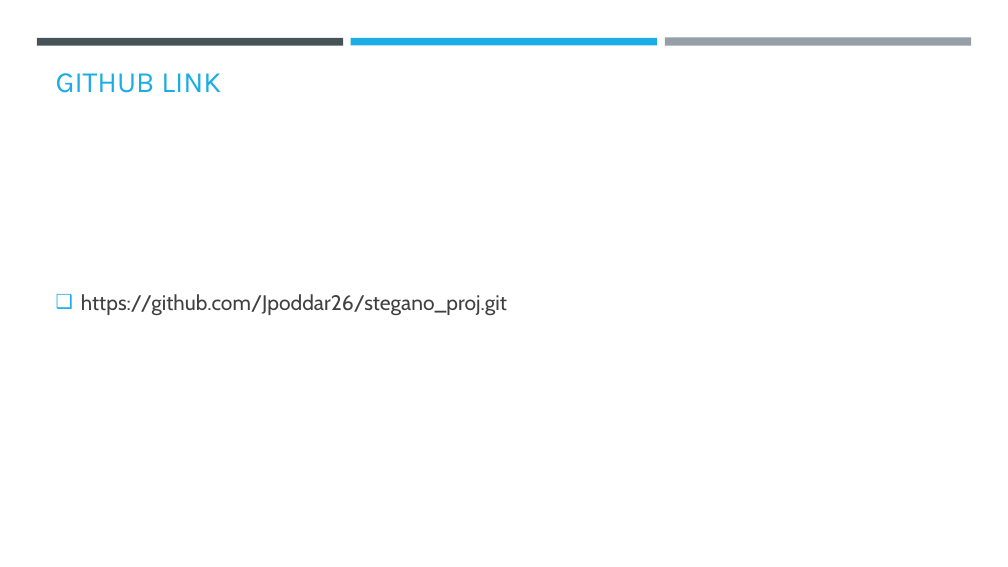
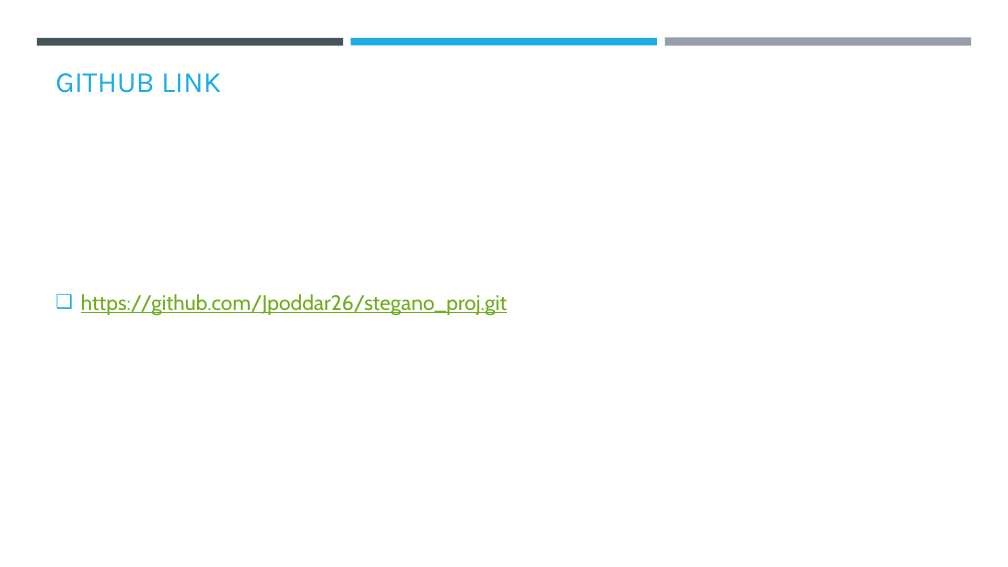
Before and after one commit to Jpoddar26/stegano_proj, a slide deck: slide 9 of AICTE PPT Template (1).pptx. Drawn at 1008x567 pixels with LibreOffice and Linux fonts; fonts in the diff are those of the drawing; background and template pictures are left out. Boxes give left, top, right and bottom in pixels: in the first picture for what was removed or moved away, otherwise in the second. Text is boxed around its words. In the diff, an @@ line names an element or a change of style, - is before the commit and + after.

```diff
--- a/AICTE PPT Template (1).pptx
+++ b/AICTE PPT Template (1).pptx
@@ text "https://github.com/Jpoddar26/stegano_proj.git" at box(81, 294, 507, 316): text colour #404040 to #6EAC1C, underline on @@
```
Also in this commit, not shown: 2 other slides changed.
